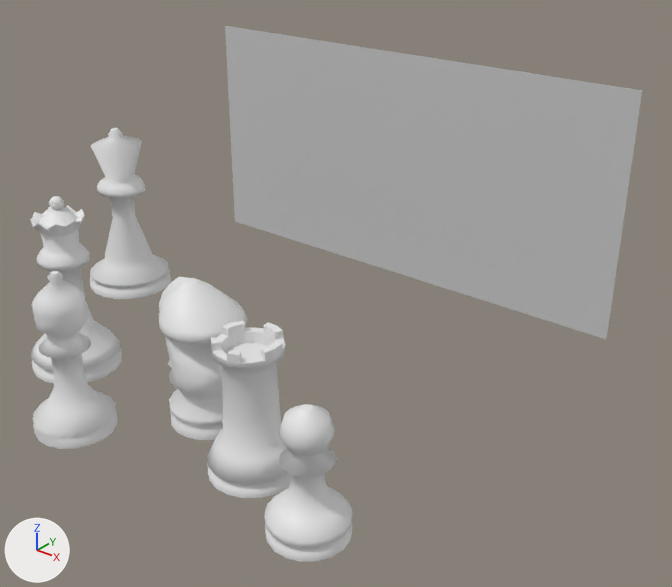
The FBX model SmileGameJam/Assets/resource/Env/1_1/mash/rook.FBX as it was, and as the next commit left it.
One viewpoint serves both versions: a 50 mm lens placed at (150.1, -80.7, 120.3), pointed at (20.2, 81.6, 19.7). Arrows for +X, +Y and +Z are at lower left; the lights stay in place. Where no turn or scale is listed for an object, it has been applied to the vertices.
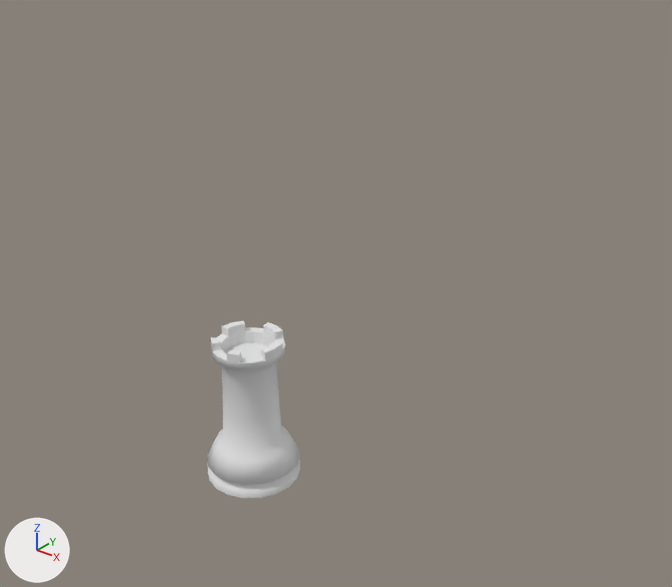
The newer file is also turned or shifted as a whole; pictures and numbers use the older file's frame.

Changed parts and their boxes (x1, y1, x2, y2) in the pictures (672 x 587 px):
'Plane001', deleted: before (225, 26, 642, 339)
'Cylinder002', deleted: before (264, 404, 353, 562)
'Cylinder004', deleted: before (159, 276, 248, 440)
'Cylinder001', deleted: before (32, 271, 117, 449)
'Cylinder006', deleted: before (90, 128, 171, 299)
'Cylinder005', deleted: before (30, 196, 122, 384)

The change in detail:
Object 'Cylinder005' (ob_cylinder005) is deleted.
Object 'Cylinder006' (ob_cylinder006) is deleted.
Object 'Cylinder002' (ob_cylinder002) is deleted.
Object 'Plane001' (ob_plane001) is deleted.
Object 'Cylinder001' (ob_cylinder001) is deleted.
Object 'Cylinder004' (ob_cylinder004) is deleted.
